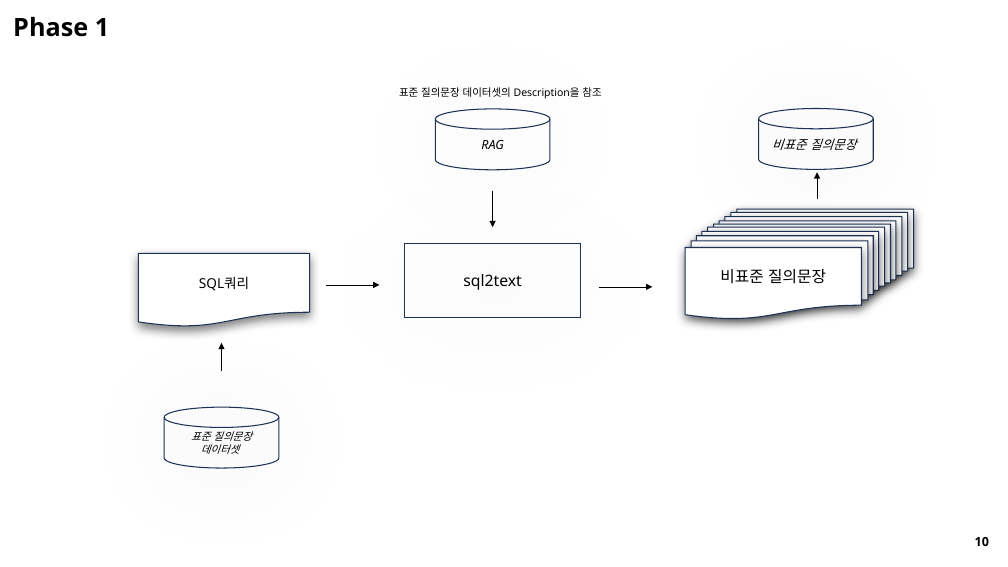
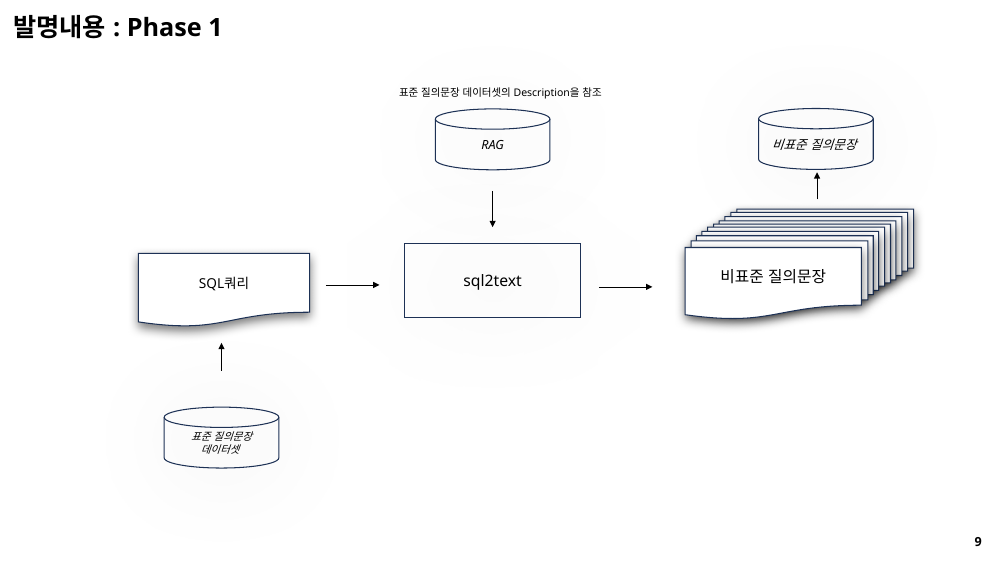
Before and after one commit to seungdeng/DELab, a slide deck: slide 9 of PPT/DSLab_이승건,송민섭_특허.pptx (slide 10 before the commit). Drawn at 1008x567 pixels with LibreOffice and Linux fonts; fonts in the diff are those of the drawing. Boxes give left, top, right and bottom in pixels: in the first picture for what was removed or moved away, otherwise in the second. Text is boxed around its words. In the diff, an @@ line names an element or a change of style, - is before the commit and + after.

```diff
--- a/PPT/DSLab_이승건,송민섭_특허.pptx
+++ b/PPT/DSLab_이승건,송민섭_특허.pptx
@@ text at <box>13,15,222,39</box>: text changed @@
-Phase 1
+발명내용 : Phase 1
@@ text at <box>975,537,982,546</box>: text changed @@
-10
+9
```
Also in this commit, not shown: 8 other slides changed, 2 slides removed, 1 other file.
